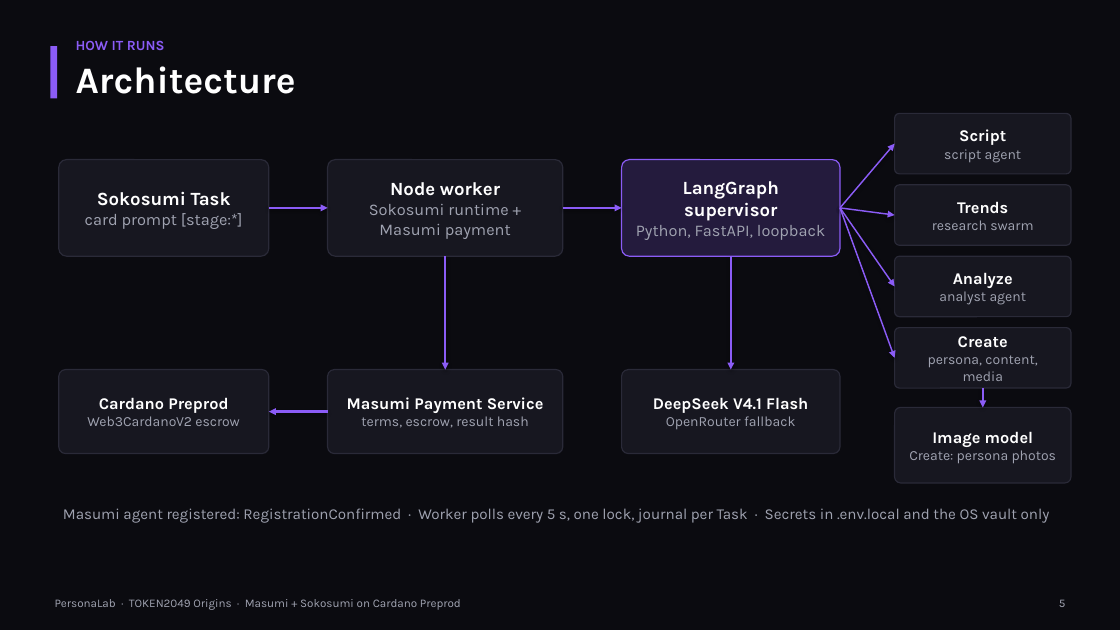
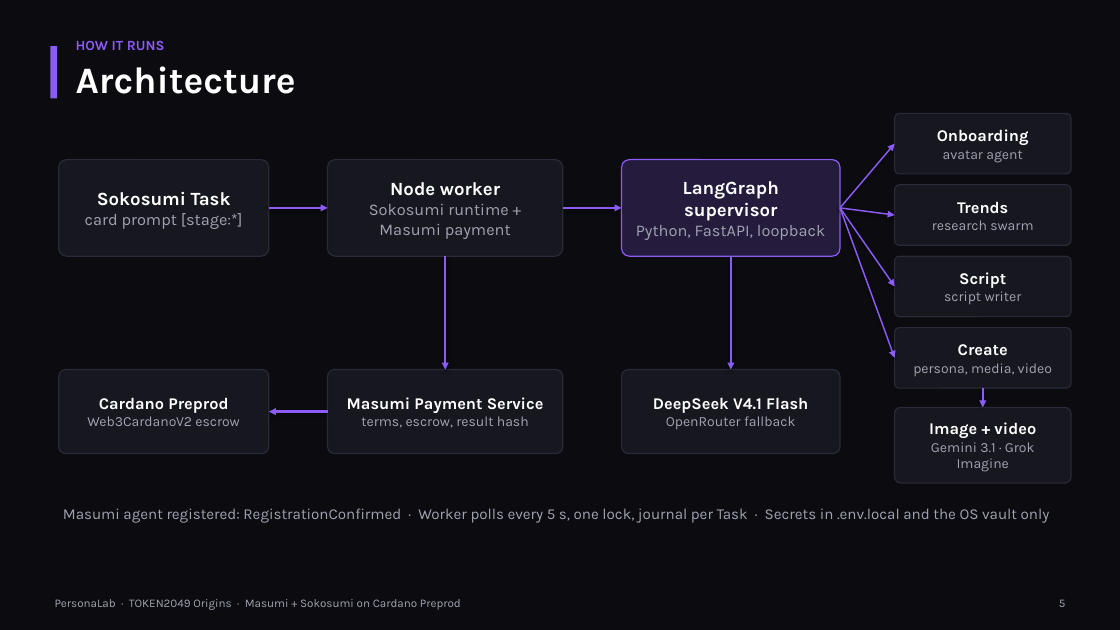
Before and after one commit to ixgnoy/Xlab, a slide deck: slide 5 of docs/deck/PersonaLab.pptx. Drawn at 1120x630 pixels with LibreOffice and Linux fonts; fonts in the diff are those of the drawing. Boxes give left, top, right and bottom in pixels: in the first picture for what was removed or moved away, otherwise in the second. Text is boxed around its words. In the diff, an @@ line names an element or a change of style, - is before the commit and + after.

```diff
--- a/docs/deck/PersonaLab.pptx
+++ b/docs/deck/PersonaLab.pptx
@@ text in rounded rectangle at <box>937,129,1029,163</box>: text changed @@
-Script
-script agent
+Onboarding
+avatar agent
@@ text in rounded rectangle at <box>944,272,1022,304</box>: text changed @@
-Analyze
-analyst agent
+Script
+script writer
@@ text in rounded rectangle at <box>913,363,1052,376</box>: text changed @@
-persona, content, media
+persona, media, video
@@ text in rounded rectangle at <box>929,422,1036,472</box>: text changed @@
-Image model
-Create: persona photos
+Image + video
+Gemini 3.1 · Grok Imagine
```
Also in this commit, not shown: 8 other slides changed, 6 other files.
